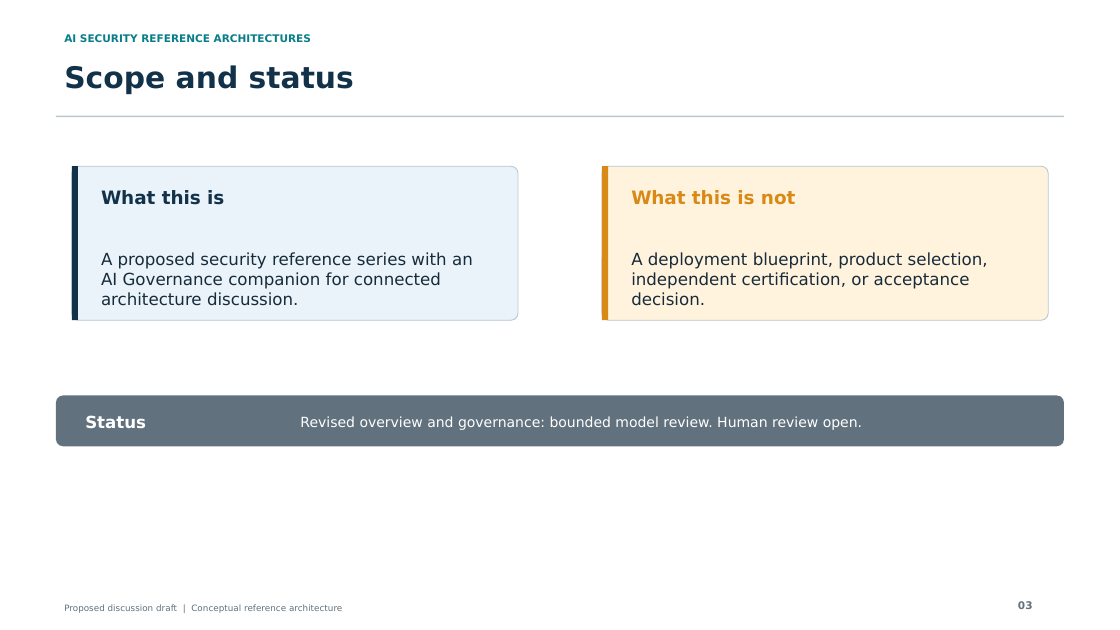
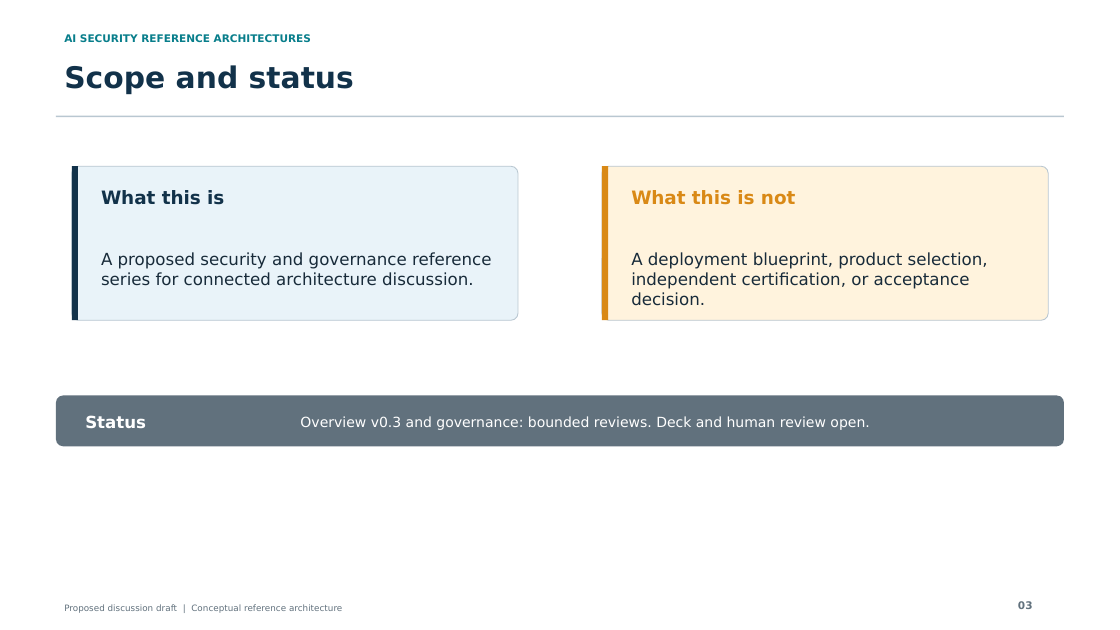
Before and after one commit to jessepike/ai-security-reference-architectures, a slide deck: slide 3 of public/downloads/ai-security-reference-architectures.pptx. Drawn at 1120x630 pixels with LibreOffice and Linux fonts; fonts in the diff are those of the drawing. Boxes give left, top, right and bottom in pixels: in the first picture for what was removed or moved away, otherwise in the second. Text is boxed around its words. In the diff, an @@ line names an element or a change of style, - is before the commit and + after.

Commit message:
feat: integrate governance into the AI security story

```diff
--- a/public/downloads/ai-security-reference-architectures.pptx
+++ b/public/downloads/ai-security-reference-architectures.pptx
@@ text at <box>101,252,492,286</box>: text changed @@
-A proposed security reference series with an AI Governance companion for connected architecture discussion.
+A proposed security and governance reference series for connected architecture discussion.
@@ text at <box>300,416,869,430</box>: text changed @@
-Revised overview and governance: bounded model review. Human review open.
+Overview v0.3 and governance: bounded reviews. Deck and human review open.
```
Also in this commit, not shown: 17 other slides changed, 23 other files.
